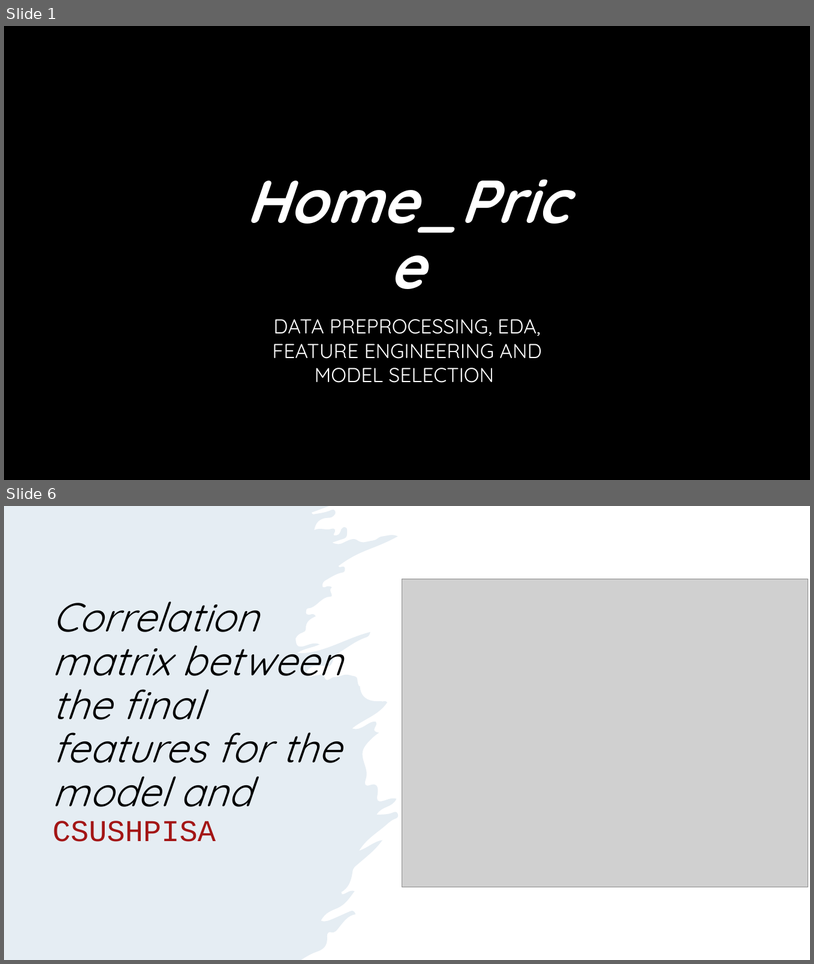
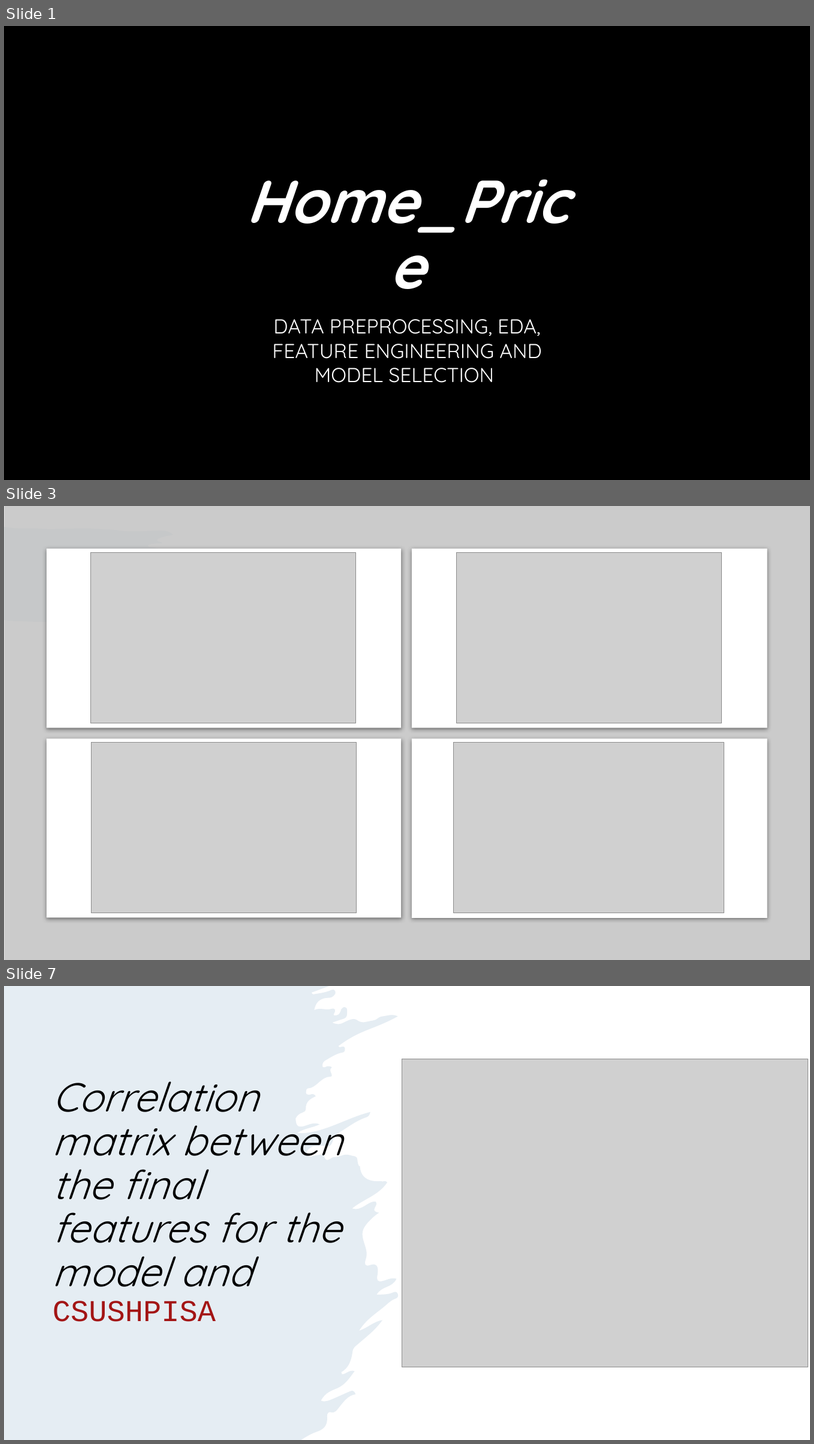
Before and after one commit to 323kZ/home_price, a slide deck: price.pptx. Shown one above the other, each under a label of ours: slides 1 and 6 before the commit, slides 1, 3 and 7 after it; the slides between them are not shown. The pictures are 814x964 and 814x1444 pixels, drawn with LibreOffice and Linux fonts; fonts in the diff are those of the drawing; grey boxes stand for pictures; background and template pictures are left out. Boxes give left, top, right and bottom in pixels: in the first picture for what was removed or moved away, otherwise in the second. Text is boxed around its words. In the diff, an @@ line names an element or a change of style, - is before the commit and + after.

```diff
--- a/price.pptx
+++ b/price.pptx
@@ slide 3 added at [4, 506, 810, 960], background #FFFFFF; not listed: 1 template element that a slide beside it also shows @@
@@ rectangle added at [4, 506, 810, 960], fill #BFBFBF at 80% opacity @@
@@ rectangle added at [47, 549, 401, 727], fill #FFFFFF @@
@@ picture added at [90, 553, 356, 723] @@
@@ rectangle added at [413, 549, 768, 727], fill #FFFFFF @@
@@ picture added at [456, 553, 722, 723] @@
@@ rectangle added at [47, 738, 401, 918], fill #FFFFFF @@
@@ rectangle added at [413, 738, 768, 918], fill #FFFFFF @@
@@ picture added at [91, 742, 357, 913] @@
@@ picture added at [454, 742, 725, 913] @@
@@ what was slide 6 is now slide 7 @@
```
Also in this commit, not shown: 5 slides changed, 1 other slide added, 1 slide removed.
